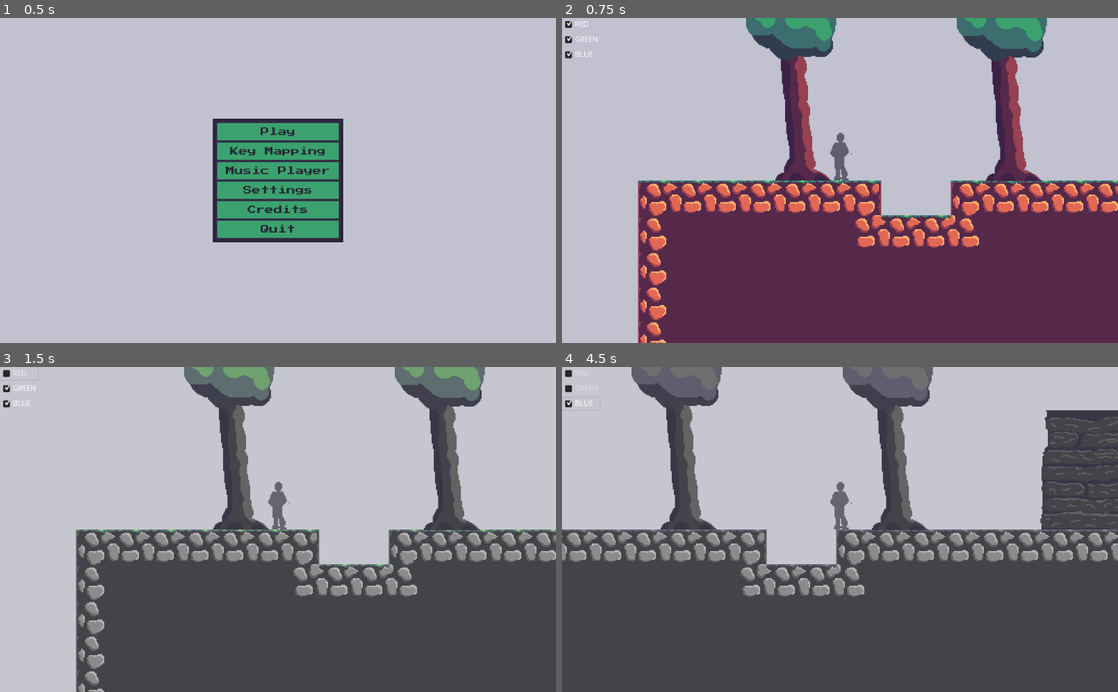
Above: before the commit, frames 1-4 (two rows, left to right).
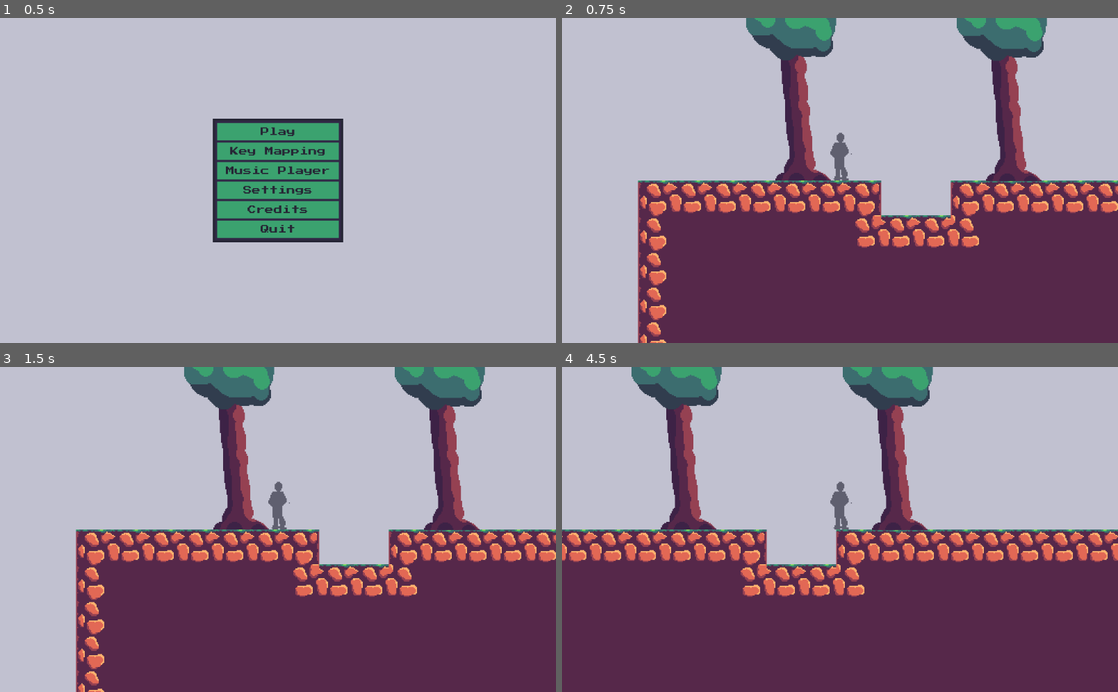
Above: after the commit, the same moments.

Repository: dardanbujupaj/rainbow-crystal
Game: Godot game, scene res://scenes/title_screen/TitleScreen.tscn
The game is run twice, just before and just after one commit, with the same random seed, the same clock (stepped at 60 frames per second) and the same inputs.
Inputs (mouse positions are in pixels of both pictures, inside the frame that each line leads up to):
- Up to frame 1 (0.5 s): no input
- Up to frame 2 (0.75 s): click "Play" at 0.5 s
- Up to frame 3 (1.5 s): click (16, 373) at 1.25 s, where only the run before the commit has a clickable "RED"
- Up to frame 4 (4.5 s): click (578, 389) at 2 s, where only the run before the commit has a clickable "GREEN"; click (578, 402) at 2.75 s, where only the run before the commit has a clickable "BLUE"; tap Enter at 3.5 s; move the mouse to (962, 513) at 3.52 s; hold Right (g_right) 3.53-4.25 s; click (962, 513) at 3.67 s; tap Space (g_jump) at 3.77 s; drag from (728, 545) to (812, 594) at 4.27 s

Frame 1 is identical in both runs. In frame 2, 0.2% of the frame differs, in the area x 0-7%, y 0-13%; in frame 3, 47%; in frame 4, 59%, in the area x 0-100%, y 0-100%.

Commit message:
Add Color orbs in Village.
Add Animation so that orbs disappear from village and disable colors.

Diff:
--- a/scenes/game/Game.tscn
+++ b/scenes/game/Game.tscn
@@ -18,6 +18,7 @@
 [node name="CanvasLayer" type="CanvasLayer" parent="."]
 
 [node name="VBoxContainer" type="VBoxContainer" parent="CanvasLayer"]
+visible = false
 margin_right = 40.0
 margin_bottom = 40.0
 __meta__ = {
--- /dev/null
+++ b/scenes/game/Village.gd
@@ -0,0 +1,27 @@
+extends Node2D
+
+
+# Declare member variables here. Examples:
+# var a: int = 2
+# var b: String = "text"
+
+
+# Called when the node enters the scene tree for the first time.
+func _ready() -> void:
+	pass # Replace with function body.
+
+func set_red_disabled():
+	get_parent()._set_color_enabled(false, "red")
+	pass
+func set_green_disabled():
+	get_parent()._set_color_enabled(false, "green")
+	pass
+func set_blue_disabled():
+	get_parent()._set_color_enabled(false, "blue")
+	pass
+
+
+func _on_Area2D_body_entered(body: Node) -> void:
+	if body == $Character:
+		var state_machine = $AnimationTree["parameters/playback"]
+		state_machine.travel("orbs_disappearing")
--- a/scenes/game/Village.tscn
+++ b/scenes/game/Village.tscn
@@ -1,9 +1,11 @@
-[gd_scene load_steps=21 format=2]
+[gd_scene load_steps=31 format=2]
 
 [ext_resource path="res://scenes/game/grass_tiles.png" type="Texture" id=1]
 [ext_resource path="res://scenes/game/character/Character.tscn" type="PackedScene" id=2]
 [ext_resource path="res://scenes/game/tree.png" type="Texture" id=3]
 [ext_resource path="res://scenes/game/village.png" type="Texture" id=4]
+[ext_resource path="res://scenes/game/orb/Orb.tscn" type="PackedScene" id=5]
+[ext_resource path="res://scenes/game/Village.gd" type="Script" id=6]
 
 [sub_resource type="ConvexPolygonShape2D" id=1]
 points = PoolVector2Array( 0, 0, 32, 0, 32, 32, 0, 32 )
@@ -166,7 +168,203 @@
 } ]
 0/z_index = 0
 
+[sub_resource type="AnimationNodeAnimation" id=20]
+animation = "orbs_disappearing"
+
+[sub_resource type="AnimationNodeAnimation" id=21]
+animation = "orbs_idle"
+
+[sub_resource type="AnimationNodeStateMachineTransition" id=22]
+switch_mode = 2
+
+[sub_resource type="AnimationNodeStateMachine" id=23]
+states/orbs_disappearing/node = SubResource( 20 )
+states/orbs_disappearing/position = Vector2( 500.5, 126 )
+states/orbs_idle/node = SubResource( 21 )
+states/orbs_idle/position = Vector2( 196.5, 126.5 )
+transitions = [ "orbs_idle", "orbs_disappearing", SubResource( 22 ) ]
+start_node = "orbs_idle"
+
+[sub_resource type="AnimationNodeStateMachinePlayback" id=24]
+
+[sub_resource type="Animation" id=17]
+resource_name = "orbs_disappearing"
+length = 10.0
+tracks/0/type = "value"
+tracks/0/path = NodePath("BlueOrb:position")
+tracks/0/interp = 2
+tracks/0/loop_wrap = false
+tracks/0/imported = false
+tracks/0/enabled = true
+tracks/0/keys = {
+"times": PoolRealArray( 0, 1, 1.5, 2, 2.5, 3 ),
+"transitions": PoolRealArray( 1, 1, 1, 1, 1, 1 ),
+"update": 0,
+"values": [ Vector2( 708.681, -60.5874 ), Vector2( 695.293, -69.1192 ), Vector2( 694.588, -54.1289 ), Vector2( 660.904, -59.7723 ), Vector2( 685.417, -111.621 ), Vector2( 693.414, -248.227 ) ]
+}
+tracks/1/type = "value"
+tracks/1/path = NodePath("RedOrb:position")
+tracks/1/interp = 2
+tracks/1/loop_wrap = true
+tracks/1/imported = false
+tracks/1/enabled = true
+tracks/1/keys = {
+"times": PoolRealArray( 0, 1, 4.5, 5, 5.5, 6, 6.5 ),
+"transitions": PoolRealArray( 1, 1, 1, 1, 1, 1, 1 ),
+"update": 0,
+"values": [ Vector2( 695.293, -83.1639 ), Vector2( 695.293, -69.1192 ), Vector2( 695.293, -69.1192 ), Vector2( 676.07, -72.6463 ), Vector2( 712.752, -93.1037 ), Vector2( 702.7, -40.9022 ), Vector2( 330.75, -41.0055 ) ]
+}
+tracks/2/type = "value"
+tracks/2/path = NodePath("GreenOrb:position")
+tracks/2/interp = 2
+tracks/2/loop_wrap = true
+tracks/2/imported = false
+tracks/2/enabled = true
+tracks/2/keys = {
+"times": PoolRealArray( 0, 1, 8, 8.5, 9, 9.5, 10 ),
+"transitions": PoolRealArray( 1, 1, 1, 1, 1, 1, 1 ),
+"update": 0,
+"values": [ Vector2( 682.43, -60.3248 ), Vector2( 695.293, -69.1192 ), Vector2( 695.293, -69.1192 ), Vector2( 710.46, -77.4079 ), Vector2( 727.919, -44.0766 ), Vector2( 911.33, -48.8382 ), Vector2( 1244.64, -44.5144 ) ]
+}
+tracks/3/type = "value"
+tracks/3/path = NodePath("GreenOrb:rotation_degrees")
+tracks/3/interp = 1
+tracks/3/loop_wrap = true
+tracks/3/imported = false
+tracks/3/enabled = true
+tracks/3/keys = {
+"times": PoolRealArray( 0, 8.5, 9, 9.5, 10 ),
+"transitions": PoolRealArray( 1, 1, 1, 1, 1 ),
+"update": 0,
+"values": [ 0.0, 0.0, 0.0, 0.0, 0.0 ]
+}
+tracks/4/type = "value"
+tracks/4/path = NodePath("RedOrb:rotation_degrees")
+tracks/4/interp = 1
+tracks/4/loop_wrap = true
+tracks/4/imported = false
+tracks/4/enabled = true
+tracks/4/keys = {
+"times": PoolRealArray( 0, 5, 5.5, 6, 6.5 ),
+"transitions": PoolRealArray( 1, 1, 1, 1, 1 ),
+"update": 0,
+"values": [ 0.0, 0.0, 0.0, 0.0, 0.0 ]
+}
+tracks/5/type = "value"
+tracks/5/path = NodePath("BlueOrb:rotation_degrees")
+tracks/5/interp = 1
+tracks/5/loop_wrap = true
+tracks/5/imported = false
+tracks/5/enabled = true
+tracks/5/keys = {
+"times": PoolRealArray( 0, 1.5, 2, 2.5, 3 ),
+"transitions": PoolRealArray( 1, 1, 1, 1, 1 ),
+"update": 0,
+"values": [ 0.0, 0.0, 0.0, 0.0, 0.0 ]
+}
+tracks/6/type = "method"
+tracks/6/path = NodePath(".")
+tracks/6/interp = 1
+tracks/6/loop_wrap = true
+tracks/6/imported = false
+tracks/6/enabled = true
+tracks/6/keys = {
+"times": PoolRealArray( 3, 6.5, 10 ),
+"transitions": PoolRealArray( 1, 1, 1 ),
+"values": [ {
+"args": [  ],
+"method": "set_blue_disabled"
+}, {
+"args": [  ],
+"method": "set_red_disabled"
+}, {
+"args": [  ],
+"method": "set_green_disabled"
+} ]
+}
+
+[sub_resource type="Animation" id=18]
+resource_name = "orbs_idle"
+length = 3.0
+loop = true
+tracks/0/type = "value"
+tracks/0/path = NodePath("RedOrb:position")
+tracks/0/interp = 1
+tracks/0/loop_wrap = true
+tracks/0/imported = false
+tracks/0/enabled = true
+tracks/0/keys = {
+"times": PoolRealArray( 0, 0.5, 1, 1.5, 2, 2.5 ),
+"transitions": PoolRealArray( 1, 1, 1, 1, 1, 1 ),
+"update": 0,
+"values": [ Vector2( 695.293, -83.1639 ), Vector2( 710.257, -75.9447 ), Vector2( 708.419, -60.5874 ), Vector2( 695.949, -54.0244 ), Vector2( 681.38, -55.0745 ), Vector2( 682.088, -73.5954 ) ]
+}
+tracks/1/type = "value"
+tracks/1/path = NodePath("RedOrb:rotation_degrees")
+tracks/1/interp = 1
+tracks/1/loop_wrap = true
+tracks/1/imported = false
+tracks/1/enabled = true
+tracks/1/keys = {
+"times": PoolRealArray( 0, 0.5, 1, 1.5, 2, 2.5 ),
+"transitions": PoolRealArray( 1, 1, 1, 1, 1, 1 ),
+"update": 0,
+"values": [ 0.0, 0.0, 0.0, 0.0, 0.0, 0.0 ]
+}
+tracks/2/type = "value"
+tracks/2/path = NodePath("BlueOrb:position")
+tracks/2/interp = 1
+tracks/2/loop_wrap = true
+tracks/2/imported = false
+tracks/2/enabled = true
+tracks/2/keys = {
+"times": PoolRealArray( 0, 0.5, 1, 1.5, 2, 2.5 ),
+"transitions": PoolRealArray( 1, 1, 1, 1, 1, 1 ),
+"update": 0,
+"values": [ Vector2( 708.681, -60.5874 ), Vector2( 695.949, -51.9243 ), Vector2( 681.773, -58.4872 ), Vector2( 681.117, -72.9257 ), Vector2( 697.262, -81.195 ), Vector2( 713.866, -74.542 ) ]
+}
+tracks/3/type = "value"
+tracks/3/path = NodePath("BlueOrb:rotation_degrees")
+tracks/3/interp = 1
+tracks/3/loop_wrap = true
+tracks/3/imported = false
+tracks/3/enabled = true
+tracks/3/keys = {
+"times": PoolRealArray( 0, 0.5, 1, 1.5, 2, 2.5 ),
+"transitions": PoolRealArray( 1, 1, 1, 1, 1, 1 ),
+"update": 0,
+"values": [ 0.0, 0.0, 0.0, 0.0, 0.0, 0.0 ]
+}
+tracks/4/type = "value"
+tracks/4/path = NodePath("GreenOrb:position")
+tracks/4/interp = 1
+tracks/4/loop_wrap = true
+tracks/4/imported = false
+tracks/4/enabled = true
+tracks/4/keys = {
+"times": PoolRealArray( 0, 0.5, 1, 1.5, 2, 2.5 ),
+"transitions": PoolRealArray( 1, 1, 1, 1, 1, 1 ),
+"update": 0,
+"values": [ Vector2( 682.43, -60.3248 ), Vector2( 682.036, -75.4196 ), Vector2( 695.162, -83.1639 ), Vector2( 710.781, -74.2383 ), Vector2( 713.407, -54.9432 ), Vector2( 698.011, -49.6142 ) ]
+}
+tracks/5/type = "value"
+tracks/5/path = NodePath("GreenOrb:rotation_degrees")
+tracks/5/interp = 1
+tracks/5/loop_wrap = true
+tracks/5/imported = false
+tracks/5/enabled = true
+tracks/5/keys = {
+"times": PoolRealArray( 0, 0.5, 1, 1.5, 2, 2.5 ),
+"transitions": PoolRealArray( 1, 1, 1, 1, 1, 1 ),
+"update": 0,
+"values": [ 0.0, 0.0, 0.0, 0.0, 0.0, 0.0 ]
+}
+
+[sub_resource type="CircleShape2D" id=19]
+radius = 50.0
+
 [node name="Village" type="Node2D"]
+script = ExtResource( 6 )
 
 [node name="TileMap" type="TileMap" parent="."]
 tile_set = SubResource( 16 )
@@ -189,3 +387,33 @@
 [node name="village" type="Sprite" parent="."]
 position = Vector2( 665.885, -128 )
 texture = ExtResource( 4 )
+
+[node name="BlueOrb" parent="." instance=ExtResource( 5 )]
+position = Vector2( 708.179, -76.8208 )
+color = Color( 0, 0, 1, 1 )
+
+[node name="RedOrb" parent="." instance=ExtResource( 5 )]
+position = Vector2( 681.846, -67.2516 )
+color = Color( 1, 0, 0, 1 )
+
+[node name="GreenOrb" parent="." instance=ExtResource( 5 )]
+position = Vector2( 703.284, -51.4395 )
+color = Color( 0, 1, 0, 1 )
+
+[node name="AnimationTree" type="AnimationTree" parent="."]
+tree_root = SubResource( 23 )
+anim_player = NodePath("../AnimationPlayer")
+active = true
+parameters/playback = SubResource( 24 )
+
+[node name="AnimationPlayer" type="AnimationPlayer" parent="."]
+anims/orbs_disappearing = SubResource( 17 )
+anims/orbs_idle = SubResource( 18 )
+
+[node name="Area2D" type="Area2D" parent="."]
+position = Vector2( 695.015, -11.9588 )
+
+[node name="CollisionShape2D" type="CollisionShape2D" parent="Area2D"]
+shape = SubResource( 19 )
+
+[connection signal="body_entered" from="Area2D" to="." method="_on_Area2D_body_entered"]
--- /dev/null
+++ b/scenes/game/orb/Orb.gd
@@ -0,0 +1,17 @@
+tool
+extends Node2D
+
+
+export var color: Color setget _set_color
+
+
+# Called when the node enters the scene tree for the first time.
+func _draw() -> void:
+	var circle_color = color
+	circle_color.a = 0.5
+	draw_circle(Vector2(), 3, circle_color)
+
+
+func _set_color(new_color: Color):
+	color = new_color
+	$CPUParticles2D.color = new_color
--- /dev/null
+++ b/scenes/game/orb/Orb.tscn
@@ -0,0 +1,15 @@
+[gd_scene load_steps=2 format=2]
+
+[ext_resource path="res://scenes/game/orb/Orb.gd" type="Script" id=1]
+
+[node name="Orb" type="Node2D"]
+script = ExtResource( 1 )
+
+[node name="CPUParticles2D" type="CPUParticles2D" parent="."]
+amount = 32
+local_coords = false
+spread = 180.0
+gravity = Vector2( 0, 0 )
+initial_velocity = 10.0
+initial_velocity_random = 1.0
+color = Color( 0, 0, 0, 1 )
Binary file changed: scenes/game/village.aseprite
Binary file changed: scenes/game/village.png
